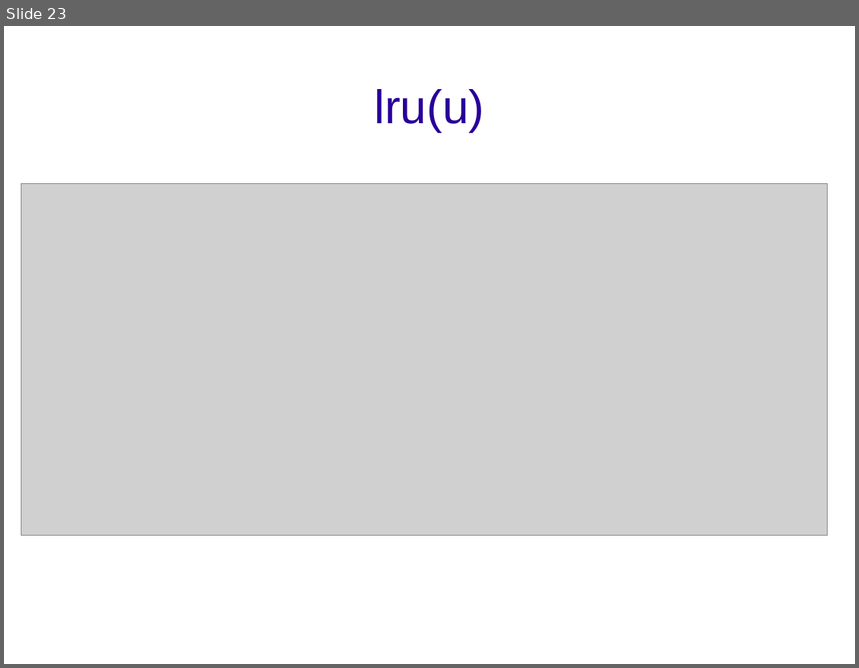
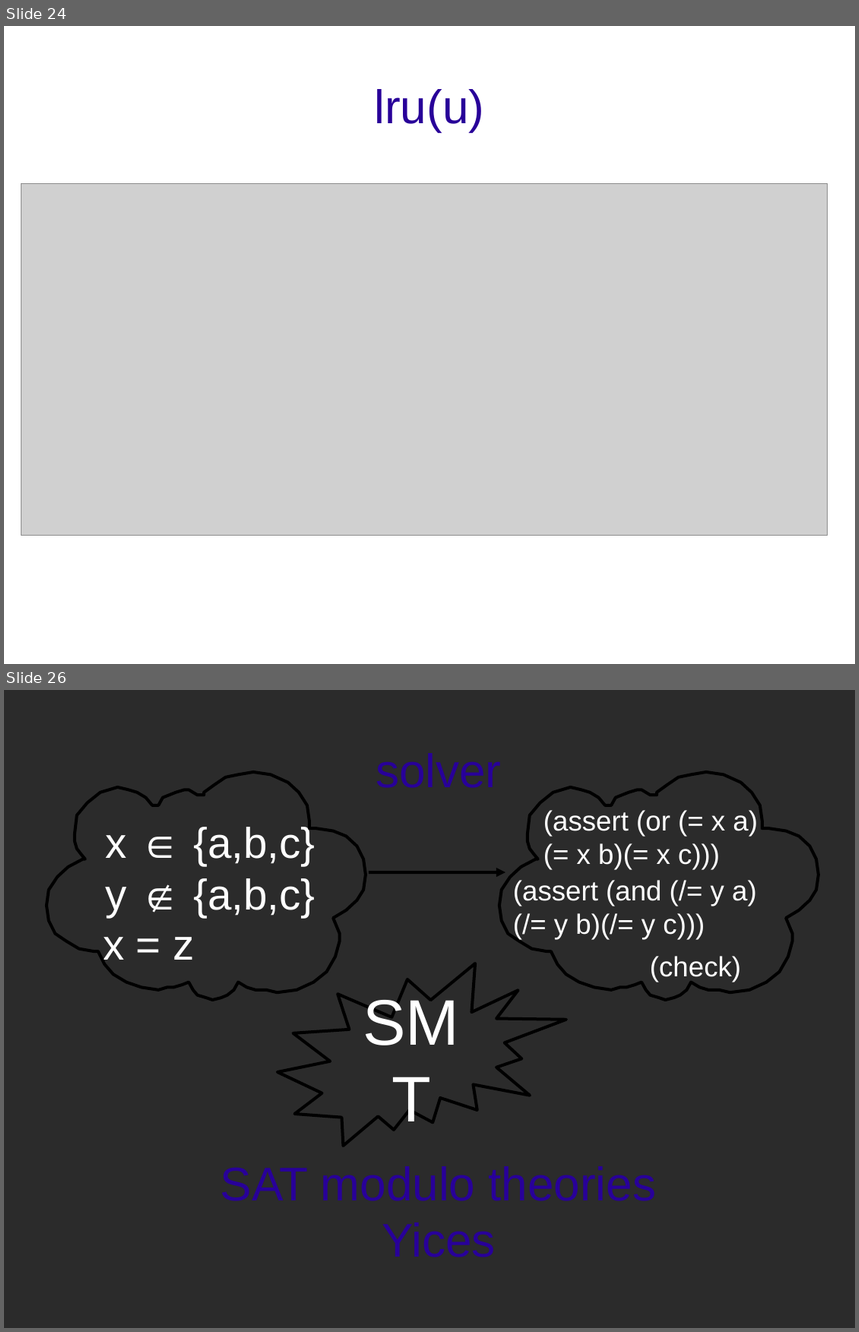
Before and after one commit to kornevgen/tesla-project, a slide deck: papers/unpublished/SummerSchool09/sumsch09.odp. Shown one above the other, each under a label of ours: slide 23 before the commit, slides 24 and 26 after it; the slides between them are not shown. The pictures are 859x668 and 859x1332 pixels, drawn with LibreOffice and Linux fonts; fonts in the diff are those of the drawing; grey boxes stand for pictures; background and template pictures are left out; a plain dark background stands for a picture behind light text. Boxes give left, top, right and bottom in pixels: in the first picture for what was removed or moved away, otherwise in the second. Text is boxed around its words. In the diff, an @@ line names an element or a change of style, - is before the commit and + after.

```diff
--- a/papers/unpublished/SummerSchool09/sumsch09.odp
+++ b/papers/unpublished/SummerSchool09/sumsch09.odp
@@ slide 26 added at <box>4,690,855,1328</box>, background picture (left out) @@
@@ title added at <box>376,753,502,788</box>, 44 pt, text #280099 @@
+solver
@@ freeform shape added at <box>47,772,366,1000</box>, outline #000000 2.83 pt @@
@@ freeform shape added at <box>500,772,819,1000</box>, outline #000000 2.83 pt @@
@@ text added at <box>106,824,315,866</box>, 40 pt, text #FFFFFF @@
+x ∈ {a,b,c}
@@ text added at <box>544,810,758,869</box>, 26 pt, text #FFFFFF @@
+(assert (or (= x a)
+(= x b)(= x c)))
@@ text added at <box>106,878,315,917</box>, 40 pt, text #FFFFFF @@
+y ∉ {a,b,c}
@@ arrow added from (369, 872) to (506, 872), #000000 2.83 pt @@
@@ text added at <box>513,880,757,940</box>, 26 pt, text #FFFFFF @@
+(assert (and (/= y a)
+(/= y b)(/= y c)))
@@ text added at <box>103,937,194,967</box>, 40 pt, text #FFFFFF @@
+x = z
@@ text added at <box>650,956,741,982</box>, 26 pt, text #FFFFFF @@
+(check)
@@ irregular seal added at <box>278,964,566,1146</box>, outline #000000 2.83 pt, 60 pt, text #FFFFFF @@
+SMT
@@ subtitle added at <box>221,1167,657,1258</box>, 44 pt, text #280099 @@
+SAT modulo theories
+Yices
@@ what was slide 23 is now slide 24 @@
```
Also in this commit, not shown: 4 slides changed, 3 other slides added, 3 slides removed.
